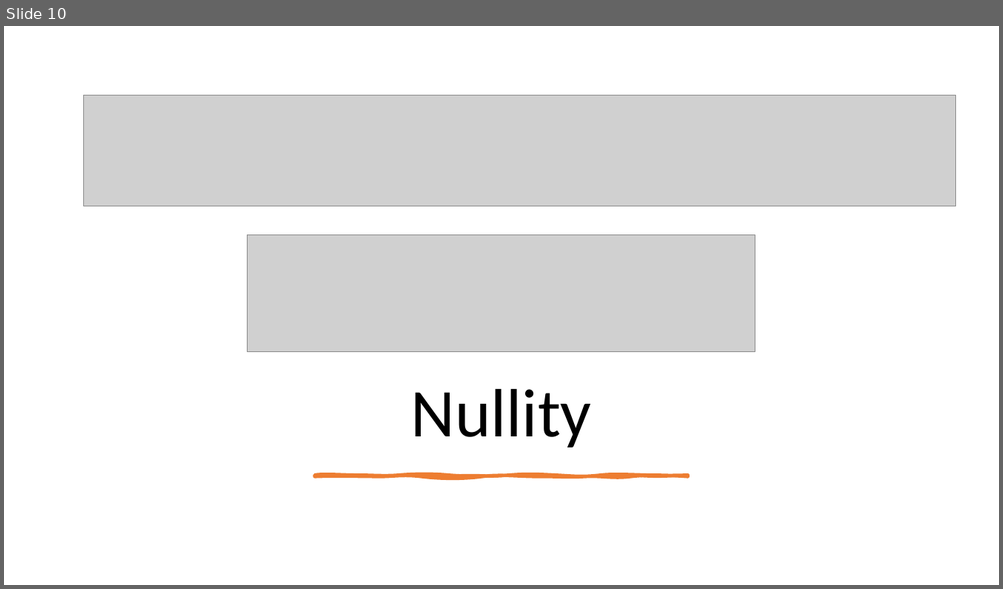
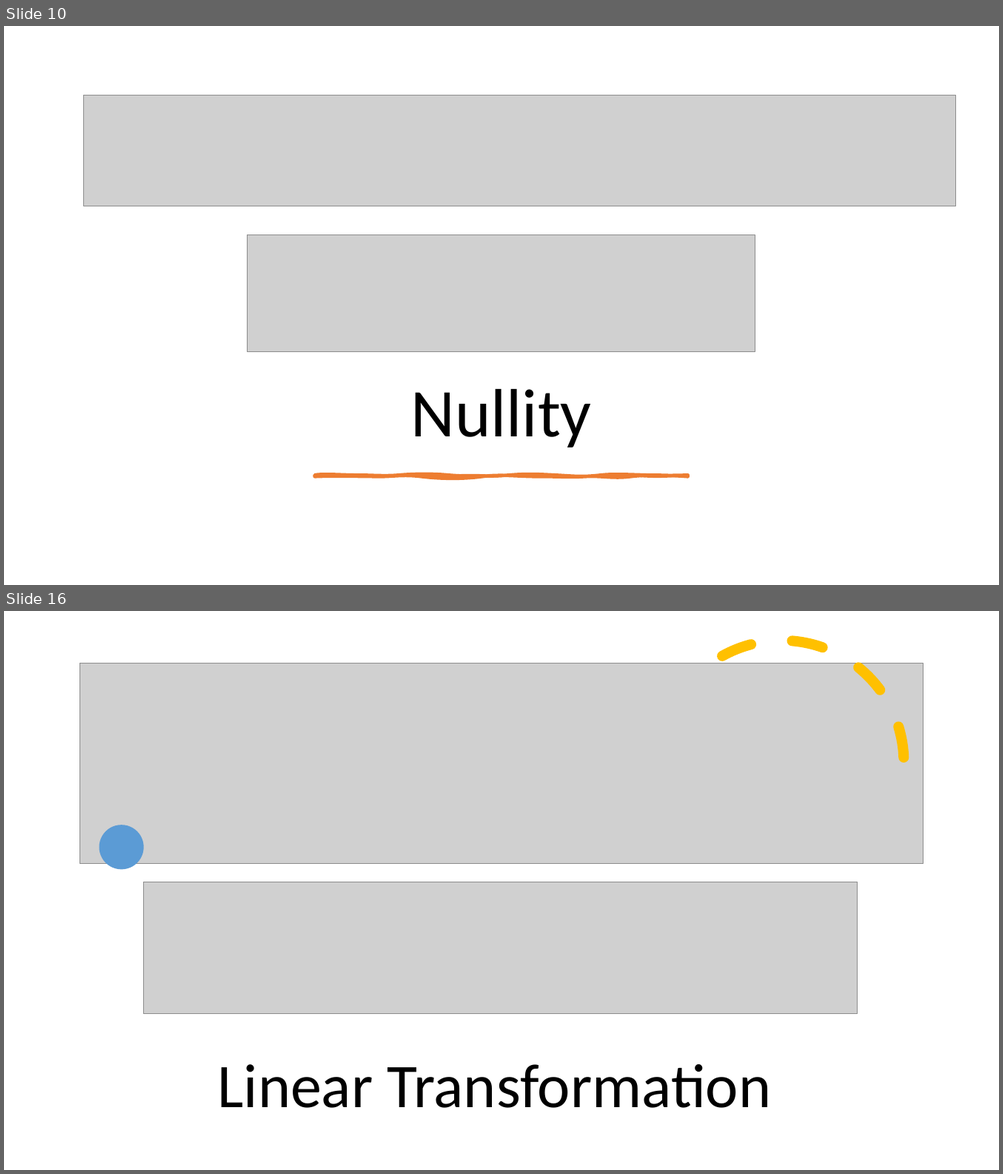
Before and after one commit to Jeffchen54/Linear-Definitions-and-Theorems, a slide deck: Unit 3-4 Definitions.pptx. Shown one above the other, each under a label of ours: slide 10 before the commit, slides 10 and 16 after it; the slides between them are not shown. The pictures are 1003x589 and 1003x1174 pixels, drawn with LibreOffice and Linux fonts; fonts in the diff are those of the drawing; grey boxes stand for pictures. Boxes give left, top, right and bottom in pixels: in the first picture for what was removed or moved away, otherwise in the second. Text is boxed around its words. In the diff, an @@ line names an element or a change of style, - is before the commit and + after.

```diff
--- a/Unit 3-4 Definitions.pptx
+++ b/Unit 3-4 Definitions.pptx
@@ slide 16 added at bbox=[4, 611, 999, 1170], background #FFFFFF @@
@@ arc (boxed as its full ellipse) added at bbox=[660, 641, 904, 885], outline #FFC000 10 pt dashed @@
@@ picture added at bbox=[80, 664, 922, 863] @@
@@ ellipse added at bbox=[99, 825, 144, 870], fill #5B9BD5 @@
@@ picture added at bbox=[144, 882, 856, 1014] @@
@@ title added at bbox=[218, 1065, 771, 1108], 60 pt, text #000000 @@
+Linear Transformation
```
Also in this commit, not shown: 1 slide changed, 9 other slides added, 1 other file.
